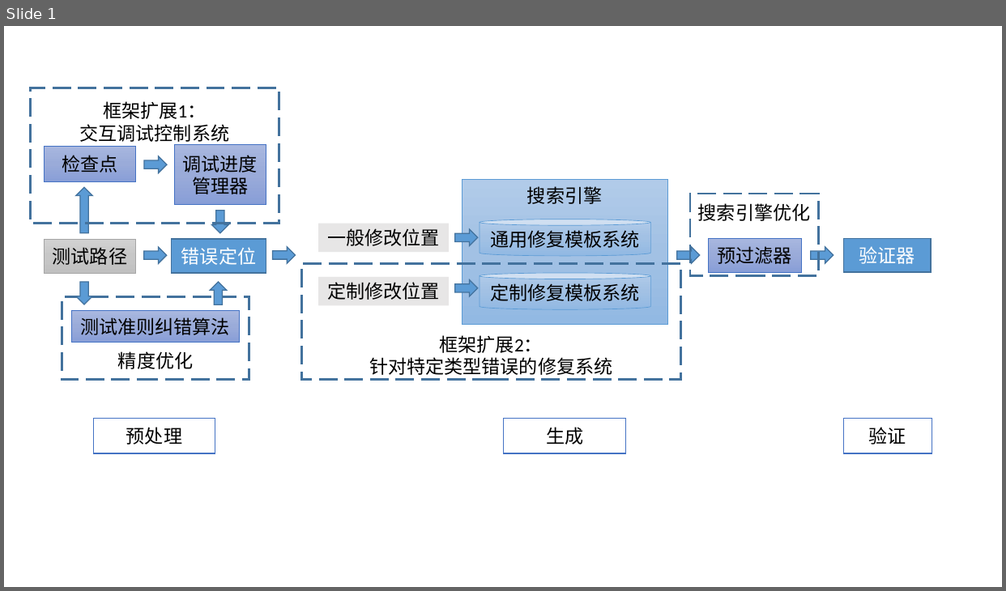
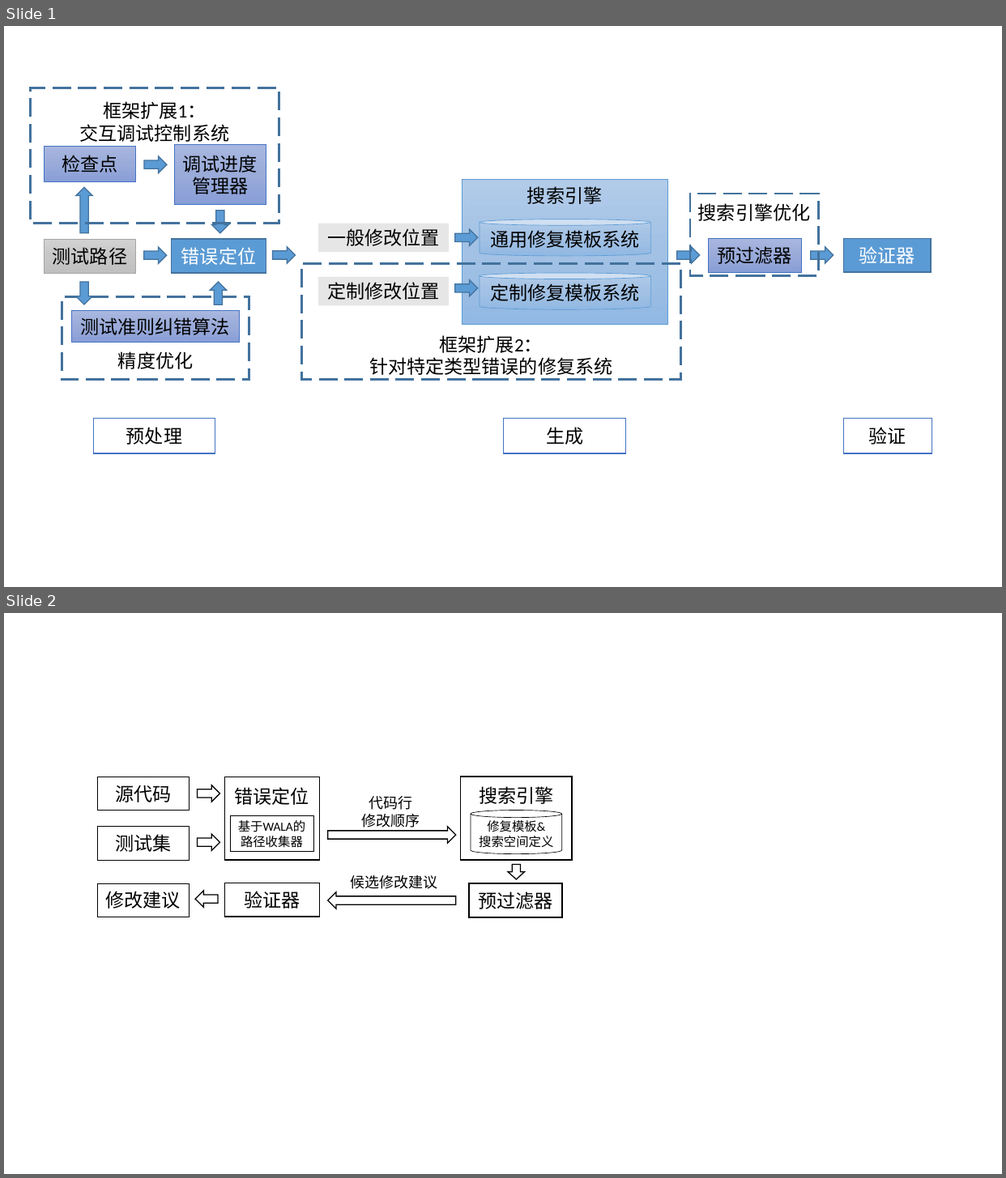
Before and after one commit to flowersbeyond/fanale, a slide deck: figures/研究思路.pptx. Shown one above the other, each under a label of ours: slide 1 before the commit, slides 1 and 2 after it. The pictures are 1006x591 and 1006x1178 pixels, drawn with LibreOffice and Linux fonts; fonts in the diff are those of the drawing. Boxes give left, top, right and bottom in pixels: in the first picture for what was removed or moved away, otherwise in the second. Text is boxed around its words. In the diff, an @@ line names an element or a change of style, - is before the commit and + after.

```diff
--- a/figures/研究思路.pptx
+++ b/figures/研究思路.pptx
@@ slide 2 added at <box>4,613,1002,1174</box>, background #FFFFFF @@
@@ rectangle added at <box>98,777,189,811</box>, fill #FFFFFF, outline #000000 0.5 pt, 18 pt, text #000000 @@
+源代码
@@ rectangle added at <box>225,777,319,860</box>, fill #FFFFFF, outline #000000 1 pt, 18 pt, text #000000 @@
+错误定位
@@ rectangle added at <box>461,777,572,860</box>, fill #FFFFFF, outline #000000 1 pt, 18 pt, text #000000 @@
+搜索引擎
@@ right arrow added at <box>197,786,219,802</box>, fill #FFFFFF, outline #000000 1 pt @@
@@ rectangle added at <box>343,796,437,827</box>, fill #FFFFFF, outline #FFFFFF 0.5 pt, 14 pt, text #000000 @@
+代码行
+修改顺序
@@ rectangle added at <box>98,826,189,860</box>, fill #FFFFFF, outline #000000 0.5 pt, 18 pt, text #000000 @@
+测试集
@@ rectangle added at <box>230,815,314,851</box>, fill #FFFFFF, outline #000000 0.5 pt, 12 pt, text #000000 @@
+基于WALA的路径收集器
@@ right arrow added at <box>328,826,456,843</box>, fill #FFFFFF, outline #000000 1 pt @@
@@ cylinder added at <box>471,811,562,855</box>, fill #FFFFFF, outline #000000 0.5 pt, 12 pt, text #000000 @@
+修复模板&
+搜索空间定义
@@ right arrow added at <box>197,834,219,850</box>, fill #FFFFFF, outline #000000 1 pt @@
@@ rectangle added at <box>340,872,448,893</box>, fill #FFFFFF, outline #FFFFFF 0.5 pt, 14 pt, text #000000 @@
+候选修改建议
@@ right arrow added at <box>508,865,524,879</box>, fill #FFFFFF, outline #000000 1 pt @@
@@ rectangle added at <box>98,884,189,917</box>, fill #FFFFFF, outline #000000 0.5 pt, 18 pt, text #000000 @@
+修改建议
@@ right arrow added at <box>196,891,218,907</box>, fill #FFFFFF, outline #000000 1 pt @@
@@ rectangle added at <box>225,884,319,917</box>, fill #FFFFFF, outline #000000 1 pt, 18 pt, text #000000 @@
+验证器
@@ right arrow added at <box>328,892,456,909</box>, fill #FFFFFF, outline #000000 1 pt @@
@@ rectangle added at <box>469,884,562,918</box>, fill #FFFFFF, outline #000000 1.5 pt, 18 pt, text #000000 @@
+预过滤器
```
Also in this commit, not shown: 19 other files.
